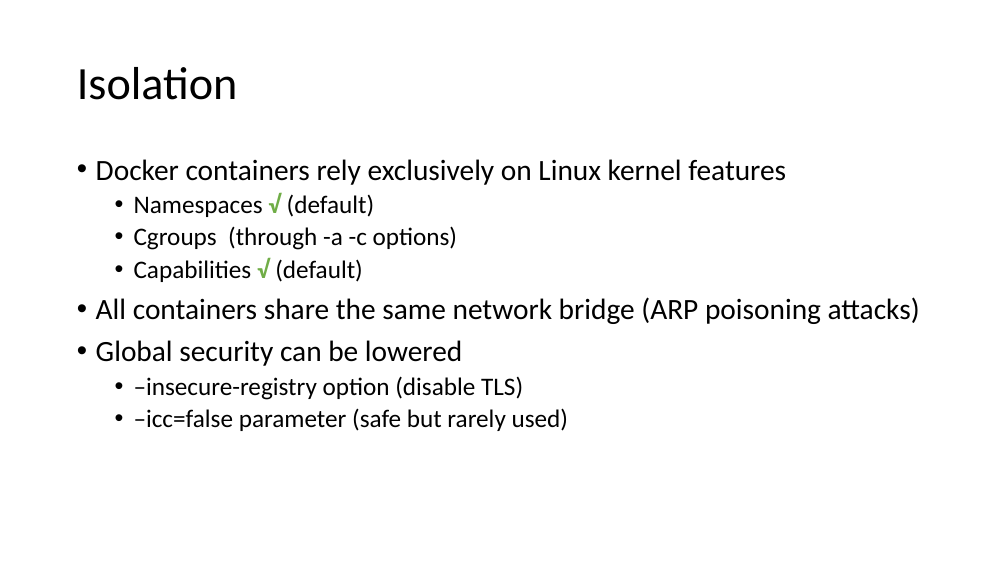
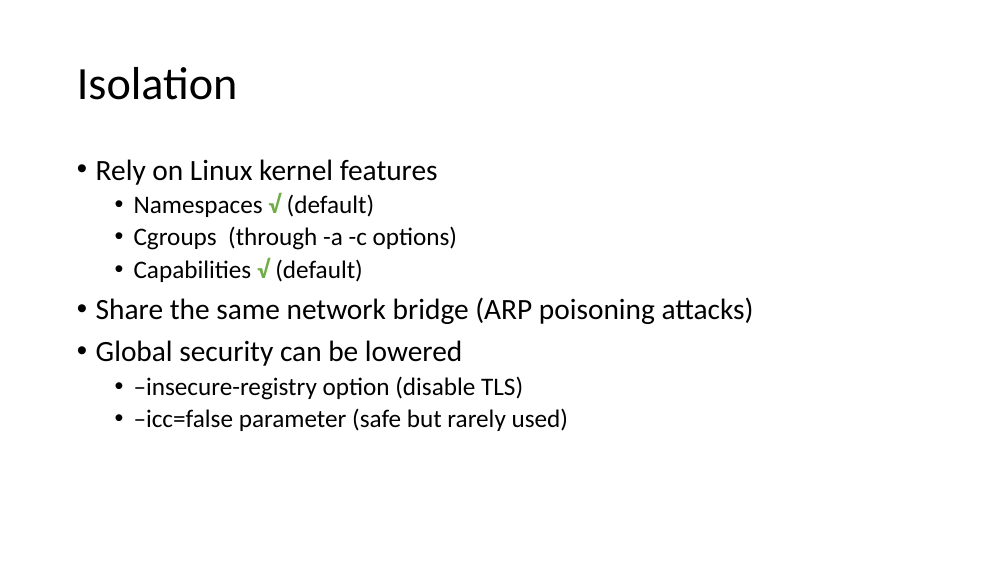
Before and after one commit to tianyuzhou95/Docker, a slide deck: slide 15 of To Docker or Not to Docker A Security Perspective.pptx. Drawn at 1008x567 pixels with LibreOffice and Linux fonts; fonts in the diff are those of the drawing. Boxes give left, top, right and bottom in pixels: in the first picture for what was removed or moved away, otherwise in the second. Text is boxed around its words. In the diff, an @@ line names an element or a change of style, - is before the commit and + after.

```diff
--- a/To Docker or Not to Docker A Security Perspective.pptx
+++ b/To Docker or Not to Docker A Security Perspective.pptx
@@ text at [96, 159, 438, 185]: text changed @@
-• Docker containers rely exclusively on Linux kernel features
+• Rely on Linux kernel features
@@ text at [96, 297, 754, 324]: text changed @@
-• All containers share the same network bridge (ARP poisoning attacks)
+• Share the same network bridge (ARP poisoning attacks)
```
Also in this commit, not shown: 5 other slides changed, 3 other files.
